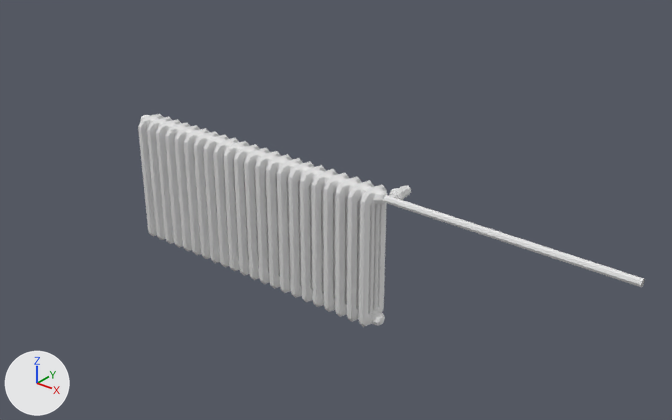
One commit to the Blender file modely/skolniNabytek/topeni/topeni.blend: the scene before it, then after it.
One viewpoint serves both versions: a 50 mm lens placed at (2.37, -2.6, 2.06), pointed at (0.13, 0.2, 0.33). Every picture has the same lights, and +X, +Y and +Z are marked at lower left.

Before the edit, the objects in view are built like this:
```python
me_béziercurve = bpy.data.meshes.new('BézierCurve')
me_béziercurve.from_pydata(...)  # 16 vertices, 8 faces; spans x -0.01..1.0, y -0.015..0.015, z -0.015..0.015
me_cube_002 = bpy.data.meshes.new('Cube.002')
me_cube_002.from_pydata(...)  # 3840 vertices, 5288 faces; spans x -0.38..8.78, y -0.52..0.52, z -2.0..2.0
me_cube_002.polygons.foreach_set('use_smooth', [True] * 5288)
me_cylinder = bpy.data.meshes.new('Cylinder')
me_cylinder.from_pydata(...)  # 72 vertices, 66 faces; spans x -0.02..0.02, y 0.0..0.0491, z -0.02..0.02
ob_topeni = bpy.data.objects.new('Topeni', me_cube_002)
ob_topeni.location = (-0.79, 0.0, 0.3)
ob_topeni.scale = (0.15, 0.15, 0.15)
ob_trubka = bpy.data.objects.new('Trubka', me_béziercurve)
ob_trubka.location = (0.528, 0.0, 0.57)
ob_valve = bpy.data.objects.new('Valve', me_cylinder)
ob_valve.location = (0.543, 0.0, 0.57)
ob_valve.scale = (1.5, 2.38, 1.5)
```
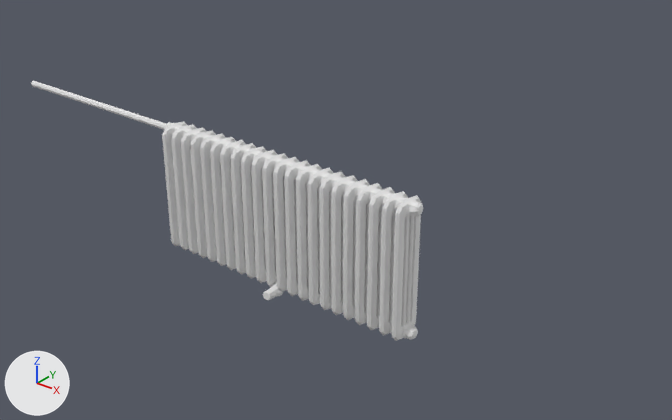
What differs and where, as boxes [x1, y1, x2, y2] in the pictures (672 x 420 px):
```json
{"object": "Topeni", "change": "moved", "before": [138, 114, 388, 327], "after": [162, 121, 423, 341]}
{"object": "Trubka", "change": "moved, rescaled", "before": [383, 195, 645, 287], "after": [31, 81, 166, 129], "on screen": "48% narrower, 47% shorter"}
{"object": "Valve", "change": "moved, rescaled", "before": [389, 185, 411, 200], "after": [263, 283, 283, 300]}
```

The change, as JSON lines over the scene's bpy script:
```json
{"block": "me_cube_002", "where": "me_cube_002.from_pydata(...)  # 3840 vertices, 5288 faces; spans x -0.38..8.78, y -0.52..0.52, z -2.0..2.0"}
{"block": "me_cube_002", "where": "# used by ob_topeni; location = (-0.79, 0.0, 0.3); scale = (0.15, 0.15, 0.15)"}
{"block": "me_cube_002", "change": "me_cube_002 part 1: the whole mesh is moved by (-4.2, 0.0, 2.0)"}
{"op": "set", "path": "ob_topeni.location", "old": "(-0.79, 0.0, 0.3)", "new": "(0.0, 0.0, 0.0)"}
{"op": "set", "path": "ob_trubka.location", "old": "(0.528, 0.0, 0.57)", "new": "(-0.688, 0.0, 0.57)"}
{"op": "set", "path": "ob_trubka.scale", "old": "(1.0, 1.0, 1.0)", "new": "(-1.0, -1.0, 1.0)"}
{"op": "set", "path": "ob_valve.location", "old": "(0.543, 0.0, 0.57)", "new": "(0.0, 0.0, 0.0)"}
{"op": "set", "path": "ob_valve.scale", "old": "(1.5, 2.38, 1.5)", "new": "(-1.5, -2.38, 1.5)"}
```
